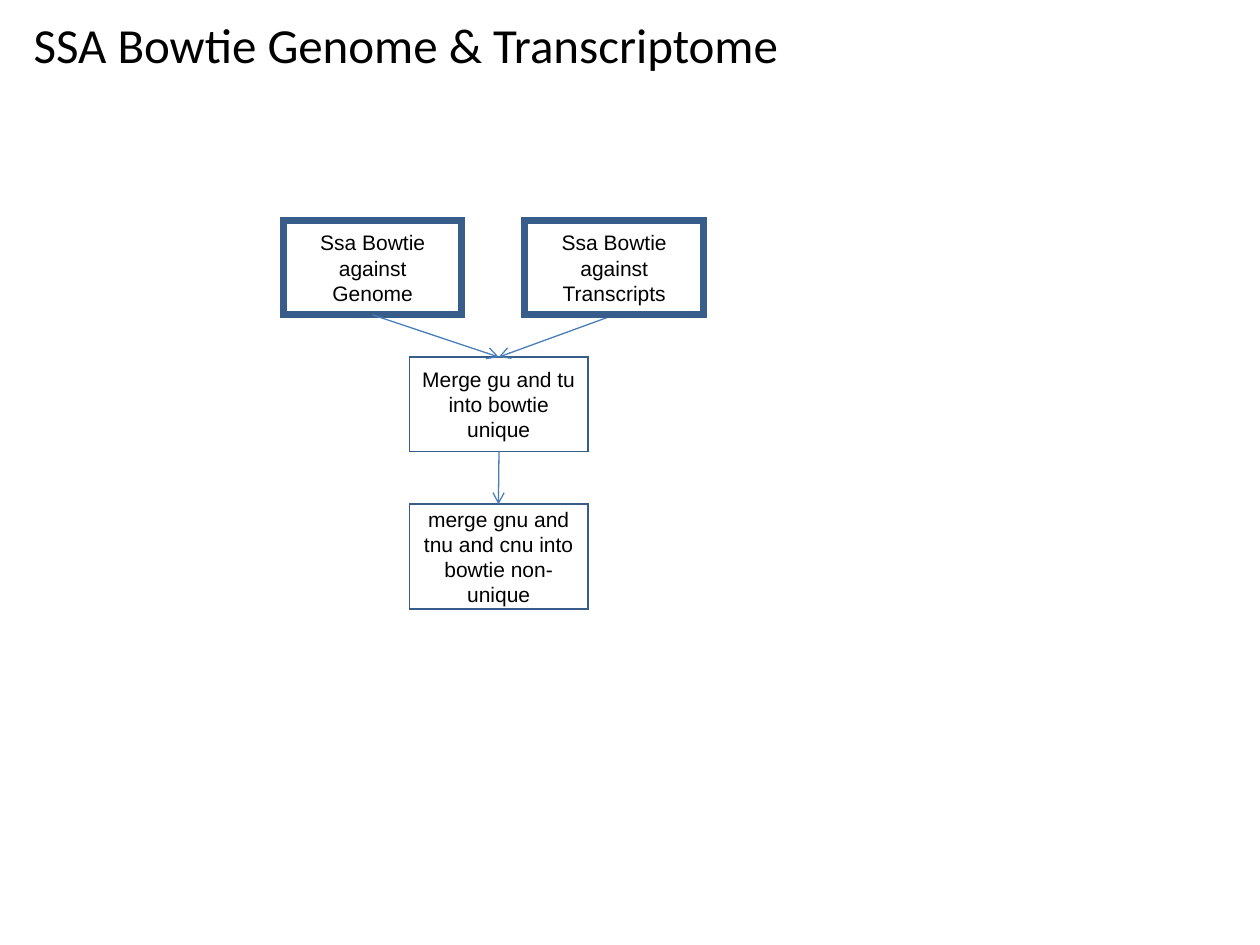
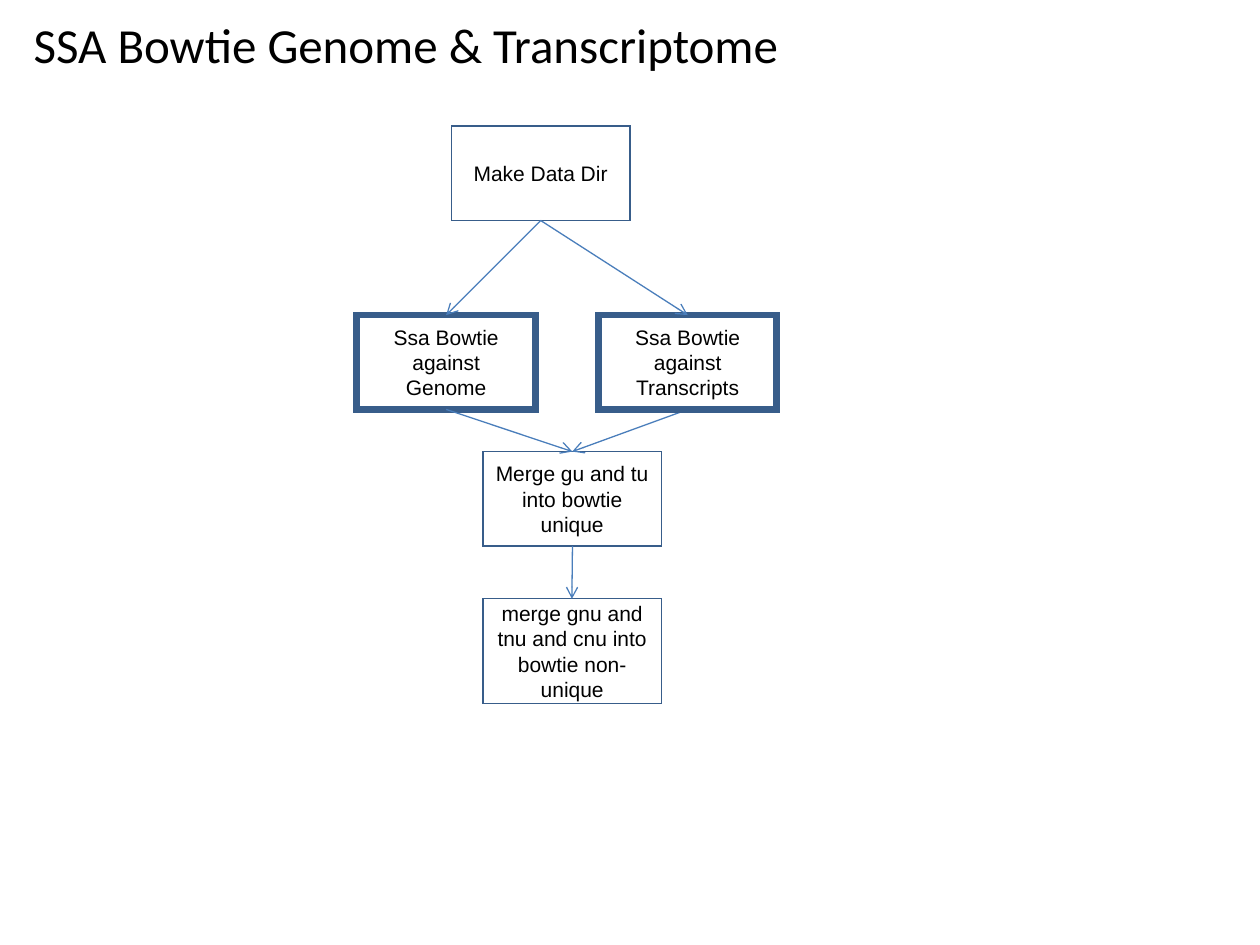
Before and after one commit to VEuPathDB/ApiCommonWorkflow, a slide deck: slide 51 of Main/doc/IntegratedWorkflow.ppt. Drawn at 1260x945 pixels with LibreOffice and Linux fonts; fonts in the diff are those of the drawing. Boxes give left, top, right and bottom in pixels: in the first picture for what was removed or moved away, otherwise in the second. Text is boxed around its words. In the diff, an @@ line names an element or a change of style, - is before the commit and + after.

Commit message:
add makeDataDir to ssaBowtie

```diff
--- a/Main/doc/IntegratedWorkflow.ppt
+++ b/Main/doc/IntegratedWorkflow.ppt
@@ rectangle added at bbox=[451, 126, 630, 220], outline #385D8A 0.99 pt, 12 pt, text #000000 @@
+Make Data Dir
@@ arrow moved from (373, 315) - (499, 357) to (541, 220) - (446, 315) @@
@@ arrow added from (541, 220) to (688, 315), #4A7EBB 0.74 pt @@
@@ arrow moved from (615, 315) - (499, 357) to (446, 410) - (572, 451) @@
@@ arrow added from (688, 410) to (572, 451), #4A7EBB 0.74 pt @@
@@ 4 rectangles, 1 arrow: place and size @@
-4 rectangles, 1 arrow at bbox=[284, 220, 704, 609]
+4 rectangles, 1 arrow at bbox=[357, 315, 777, 703]
```
Also in this commit, not shown: 2 other slides changed.
